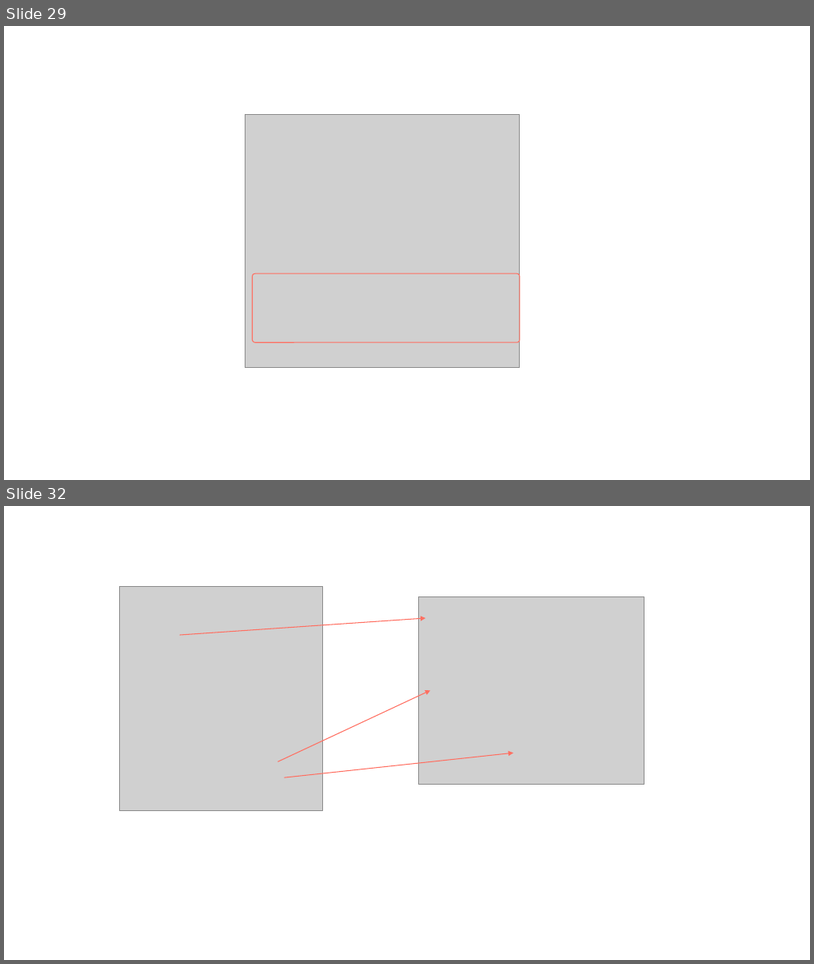
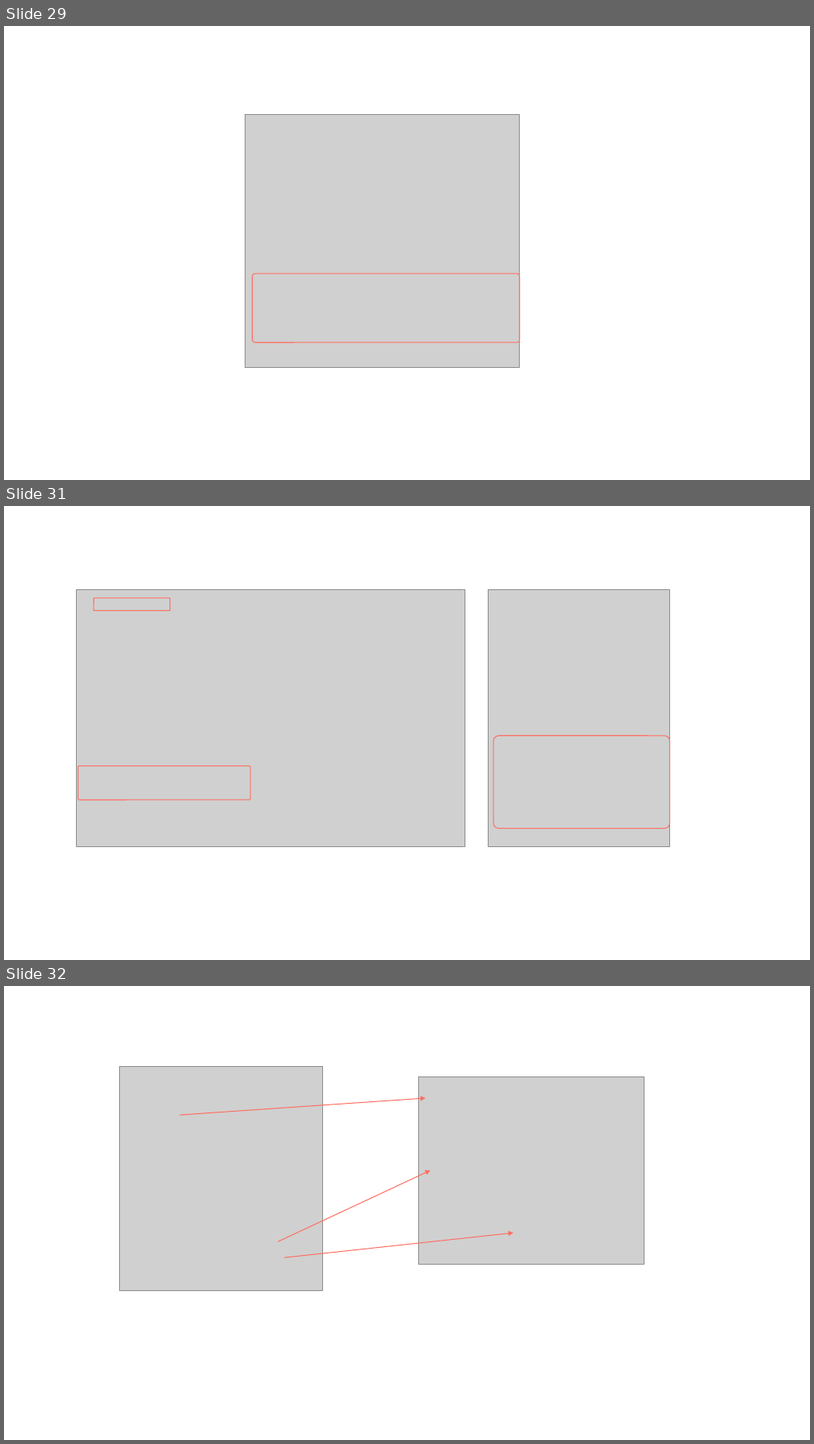
Before and after one commit to extreal-dev/Extreal.Guide, a slide deck: work/work.pptx. Shown one above the other, each under a label of ours: slides 29 and 32 before the commit, slides 29, 31 and 32 after it; the slides between them are not shown. The pictures are 814x964 and 814x1444 pixels, drawn with LibreOffice and Linux fonts; fonts in the diff are those of the drawing; grey boxes stand for pictures. Boxes give left, top, right and bottom in pixels: in the first picture for what was removed or moved away, otherwise in the second. Text is boxed around its words. In the diff, an @@ line names an element or a change of style, - is before the commit and + after.

```diff
--- a/work/work.pptx
+++ b/work/work.pptx
@@ slide 31 added at [4,506,810,960], background #FFFFFF @@
@@ picture added at [76,589,466,846] @@
@@ rounded rectangle added at [94,598,170,611], outline #FF6F61 1 pt @@
@@ picture added at [489,589,670,846] @@
@@ rounded rectangle added at [494,736,670,828], outline #FF6F61 1 pt @@
@@ rounded rectangle added at [78,765,251,800], outline #FF6F61 1 pt @@
```
Also in this commit, not shown: 3 slides changed, 5 other slides added, 6 slides removed, 18 other files.
